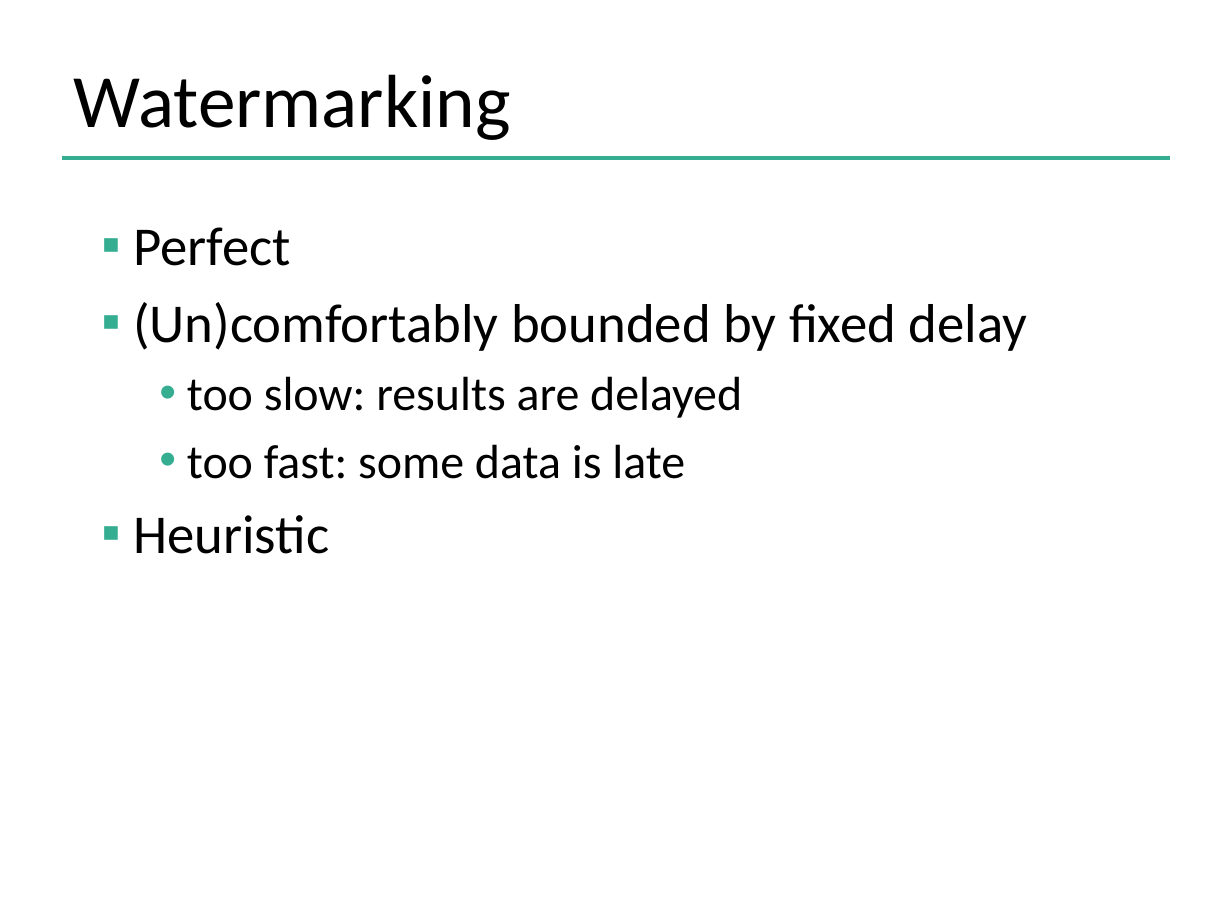
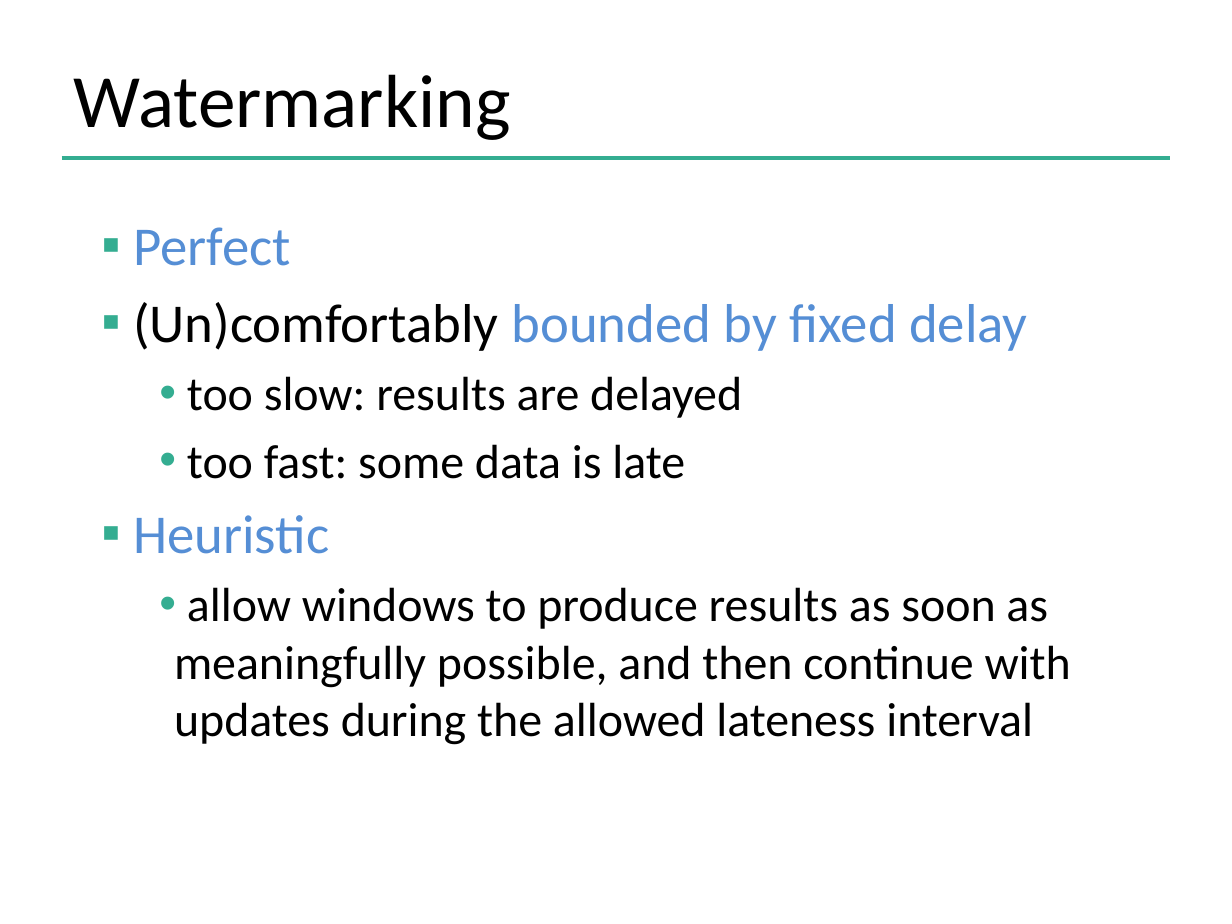
Before and after one commit to dataArtisans/flink-training-web, a slide deck: slide 33 of slides/flink_stream_windows.pptx. Drawn at 1232x924 pixels with LibreOffice and Linux fonts; fonts in the diff are those of the drawing; background and template pictures are left out. Boxes give left, top, right and bottom in pixels: in the first picture for what was removed or moved away, otherwise in the second. Text is boxed around its words. In the diff, an @@ line names an element or a change of style, - is before the commit and + after.

```diff
--- a/slides/flink_stream_windows.pptx
+++ b/slides/flink_stream_windows.pptx
@@ text at (133, 227, 1028, 554): text colour #000000 to #558ED5 in "Perfect", "bounded by fixed delay", "Heuristic" @@
@@ text at (174, 587, 1071, 745): paragraph added @@
+  • allow windows to produce results as soon as meaningfully possible, and then continue with updates during the allowed lateness interval
```
Also in this commit, not shown: 10 other files.
